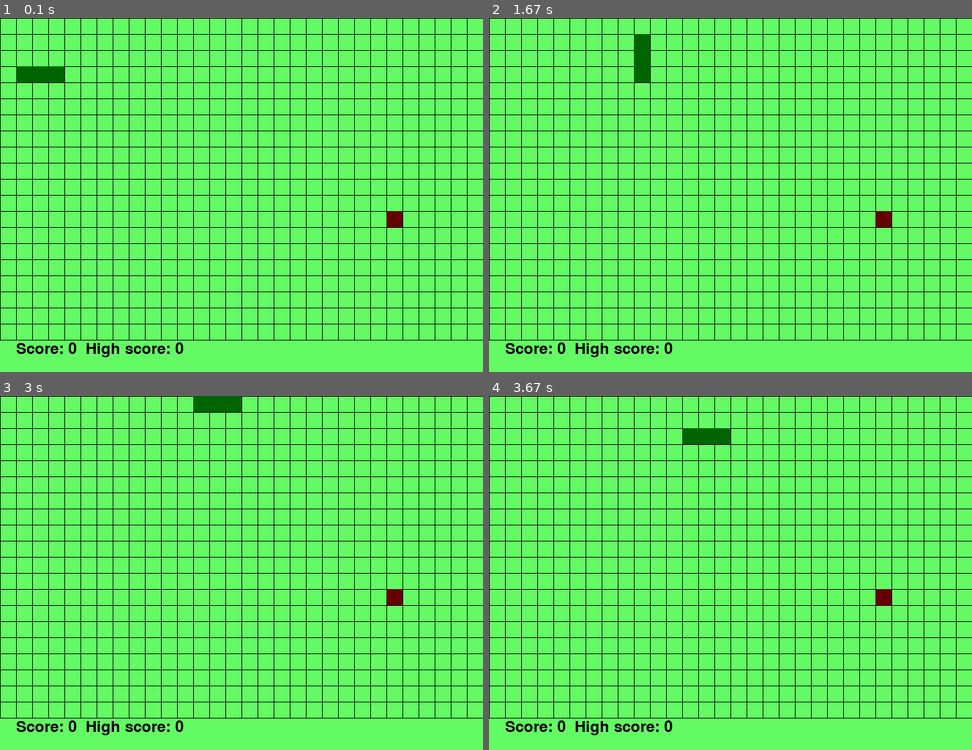
Above: before the commit, frames 1-4 (two rows, left to right).
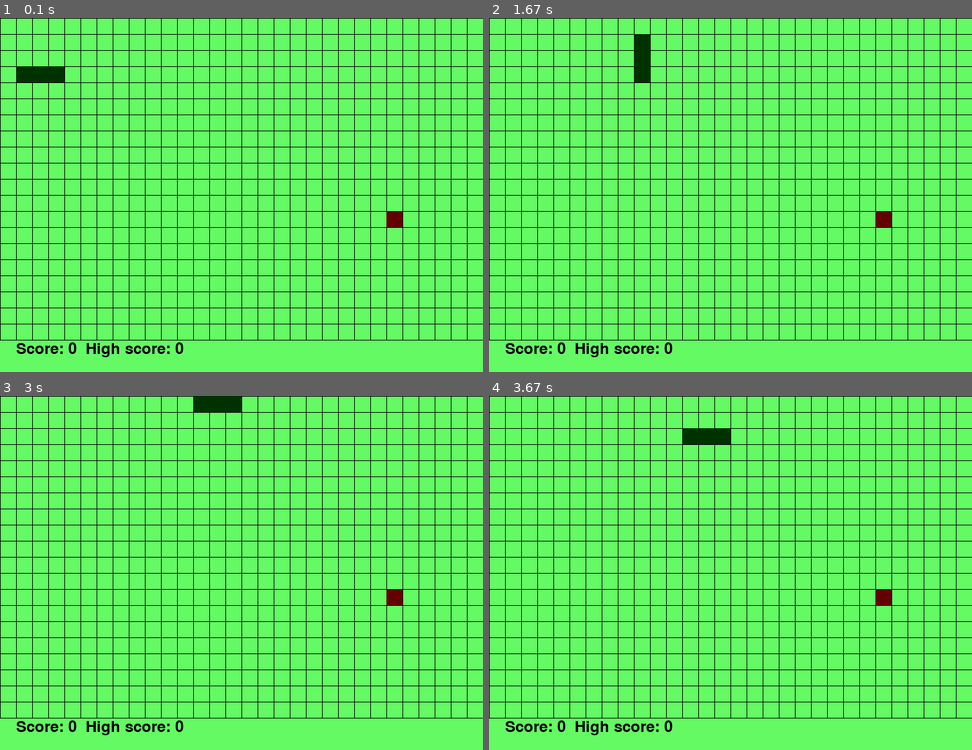
Above: after the commit, the same moments.

Repository: akajuvonen/test-snake-pygame
Game: pygame game, started from snake.py
The game is run twice, just before and just after one commit, with the same random seed, the same clock (stepped at 60 frames per second) and the same inputs.
Inputs:
- Up to frame 1 (0.1 s): no input
- Up to frame 2 (1.67 s): hold Up from 1.33 s (still down)
- Up to frame 3 (3 s): release Up at 1.8 s; hold Right 1.83-2.3 s; hold Left 2.33-2.87 s; hold Down from 2.9 s (still down)
- Up to frame 4 (3.67 s): release Down at 3.2 s; hold Left 3.23-3.63 s

The runs differ from the first frame. In frame 1, 0.5% of the frame differs, in the area x 3-14%, y 13-19%; in frame 2, 0.5%; in frame 3, 0.5%; in frame 4, 0.5%.

Commit message:
Changed snake color.

Diff:
--- a/snake.py
+++ b/snake.py
@@ -35,7 +35,7 @@
   def draw(self,screen,scale):
     for i in self.body:
       rectangle = (i[0]*scale,i[1]*scale,scale,scale)
-      pygame.draw.rect(screen,(0,100,0),rectangle)
+      pygame.draw.rect(screen,(0,50,0),rectangle)
 
 
 class Apple:
